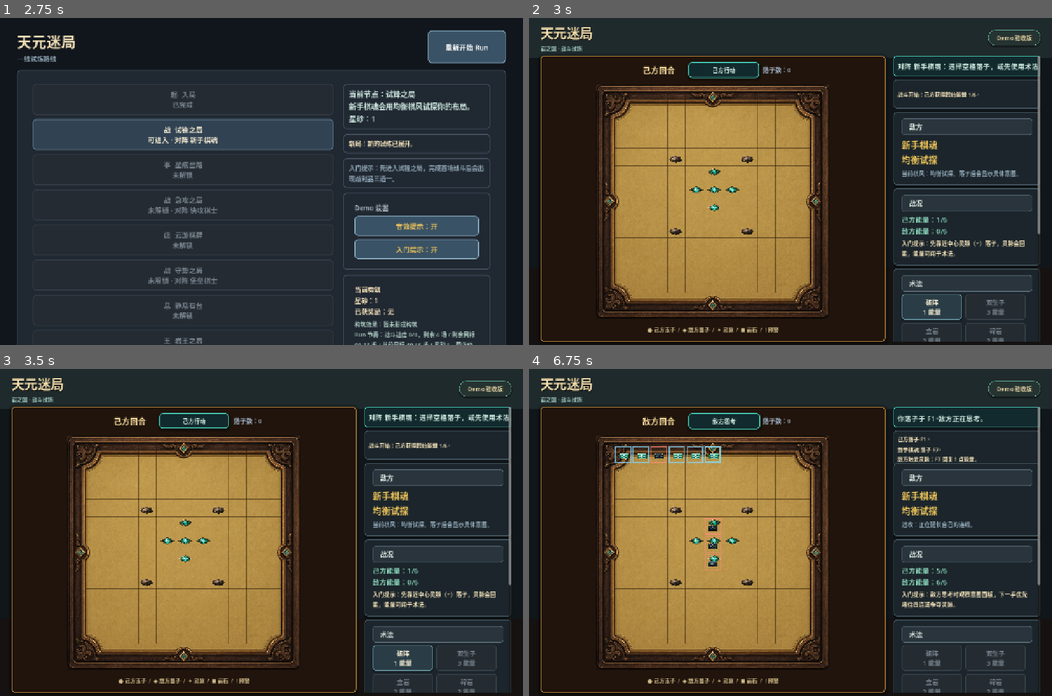
Above: before the commit, frames 1-4 (two rows, left to right).
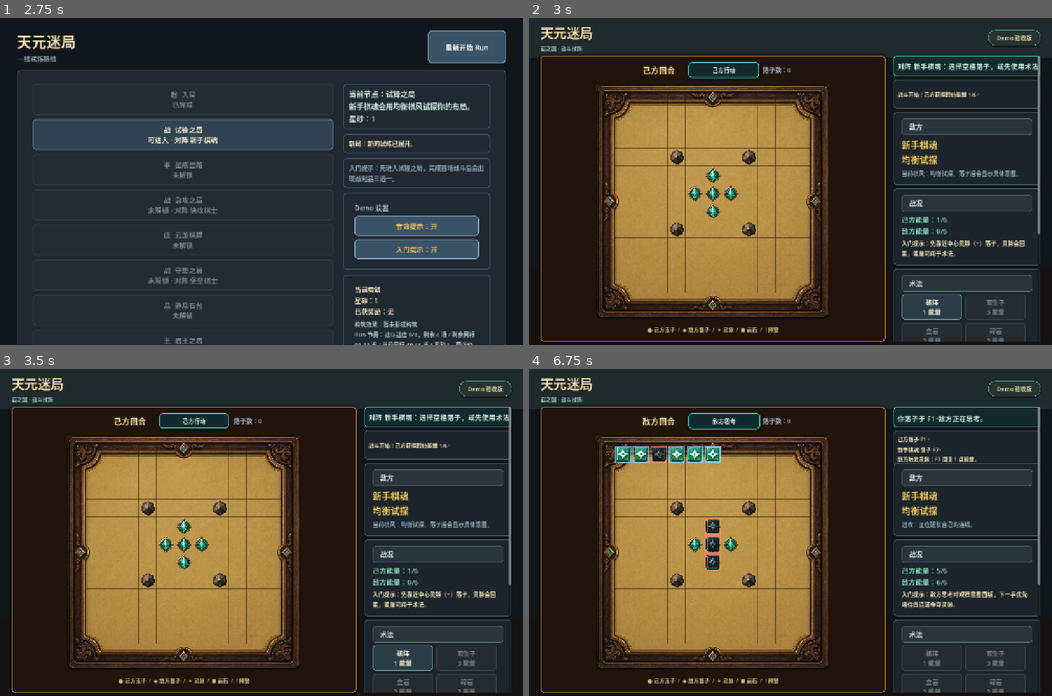
Above: after the commit, the same moments.

Repository: eason522/game
Game: Godot game, scene res://scenes/ui/MainMenu.tscn
The game is run twice, just before and just after one commit, with the same random seed, the same clock (stepped at 60 frames per second) and the same inputs.
Inputs (mouse positions are in pixels of both pictures, inside the frame that each line leads up to):
- Up to frame 1 (2.75 s): click "新的 Run" at 0.5 s; click "重新开始 Run" at 1.25 s; click "重新开始 Run" at 2 s
- Up to frame 2 (3 s): click "战 试锋之局 可进入 · 对阵 新手棋魂" at 2.75 s
- Up to frame 3 (3.5 s): no input
- Up to frame 4 (6.75 s): click (623, 454) at 3.52 s; click (638, 454) at 4.27 s; click (675, 454) at 5.02 s; click (696, 454) at 5.77 s; click (712, 454) at 6.52 s

Frame 1 is identical in both runs. In frame 2, 0.7% of the frame differs, in the area x 26-44%, y 40-67%; in frame 3, 0.7%; in frame 4, 1.4%, in the area x 16-44%, y 24-67%.

Commit message:
修正生图战斗元素变形
将 token sprite sheet 归一化为透明 4x2、每格 256x256 的规整图集，避免棋子、岩石、灵脉和标记因黑底留白被压扁或错位；同步调整 BattleCellButton 绘制缩放，并更新计划与 README。验证：完整 smoke 套件和 BattleScene headless 加载通过。

Diff:
--- a/scripts/game/BattleCellButton.gd
+++ b/scripts/game/BattleCellButton.gd
@@ -115,7 +115,7 @@
 
 
 func _draw_spirit(rect: Rect2) -> void:
-	if _draw_token(TOKEN_SPIRIT, rect, 1.02):
+	if _draw_token(TOKEN_SPIRIT, rect, 1.08):
 		return
 
 	var center := rect.get_center()
@@ -139,7 +139,7 @@
 
 
 func _draw_rock(rect: Rect2) -> void:
-	if _draw_token(TOKEN_ROCK, rect, 0.94):
+	if _draw_token(TOKEN_ROCK, rect, 1.0):
 		return
 
 	var center := rect.get_center()
@@ -191,7 +191,7 @@
 
 
 func _draw_player_piece(rect: Rect2, temporary: bool) -> void:
-	if _draw_token(TOKEN_PLAYER_TEMP if temporary else TOKEN_PLAYER, rect, 0.78):
+	if _draw_token(TOKEN_PLAYER_TEMP if temporary else TOKEN_PLAYER, rect, 1.02):
 		return
 
 	var center := rect.get_center()
@@ -207,7 +207,7 @@
 
 
 func _draw_enemy_piece(rect: Rect2) -> void:
-	if _draw_token(TOKEN_ENEMY, rect, 0.78):
+	if _draw_token(TOKEN_ENEMY, rect, 1.02):
 		return
 
 	var center := rect.get_center()
@@ -231,7 +231,7 @@
 
 
 func _draw_seal(rect: Rect2) -> void:
-	if _draw_token(TOKEN_SEALED, rect, 0.88):
+	if _draw_token(TOKEN_SEALED, rect, 0.98):
 		return
 
 	var center := rect.get_center()
@@ -240,7 +240,7 @@
 
 
 func _draw_skill_target(rect: Rect2) -> void:
-	if _draw_token(TOKEN_SKILL_TARGET, rect, 0.86):
+	if _draw_token(TOKEN_SKILL_TARGET, rect, 0.96):
 		return
 
 	var center := rect.get_center()
@@ -255,7 +255,7 @@
 
 
 func _draw_warning(rect: Rect2) -> void:
-	if _draw_token(TOKEN_WARNING, rect, 0.82):
+	if _draw_token(TOKEN_WARNING, rect, 0.98):
 		return
 
 	var center := rect.get_center()
Binary file changed: assets/tokens/battle_tokens_sheet_v1.png
Not shown, changed: DEVELOPMENT_PLAN.md
Not shown, changed: README.md
